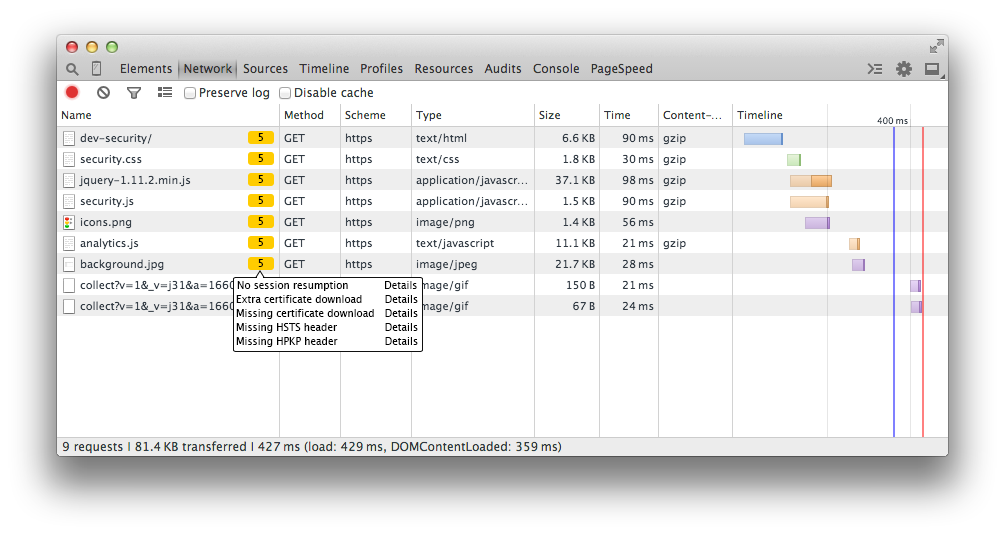
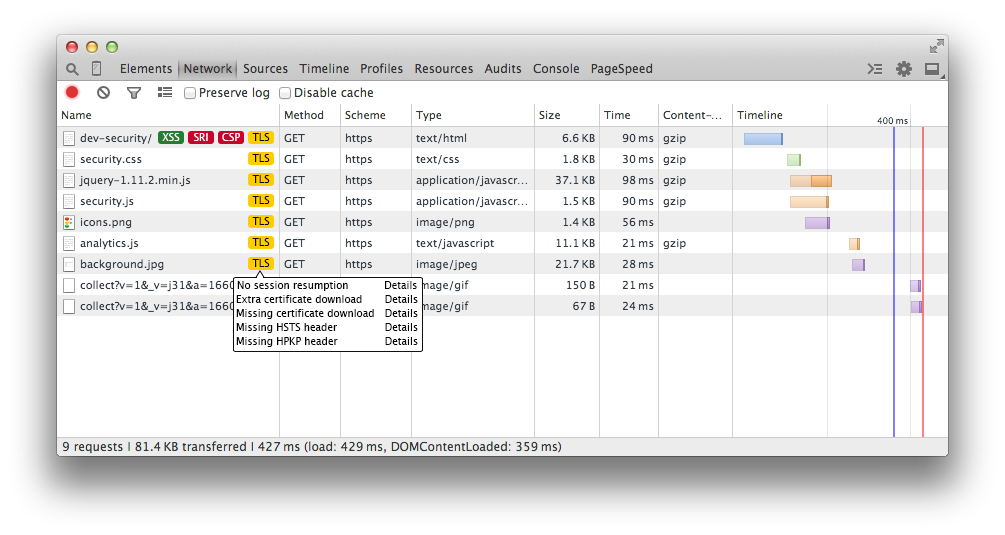
Layer changes from the first 1005px x 535px image to the second:
showed group "XSS" (1st of 2) (2 layers) over [158, 131, 184, 144]
showed group "SRI" (1st of 2) (2 layers) over [188, 131, 214, 144]
showed group "CSP" (1st of 2) (2 layers) over [218, 131, 244, 144]
added layer "Layer 8" in group "TLS" over [252, 259, 270, 267]
painted on "Layer 7" over [252, 217, 270, 267]
painted on "Layer 6" over [252, 175, 270, 246]
painted on "Layer 5" over [252, 133, 270, 204]
renamed "5" to "TLS", painted on it over [252, 154, 270, 162]
renamed "5" to "TLS", painted on it over [252, 133, 270, 141]
